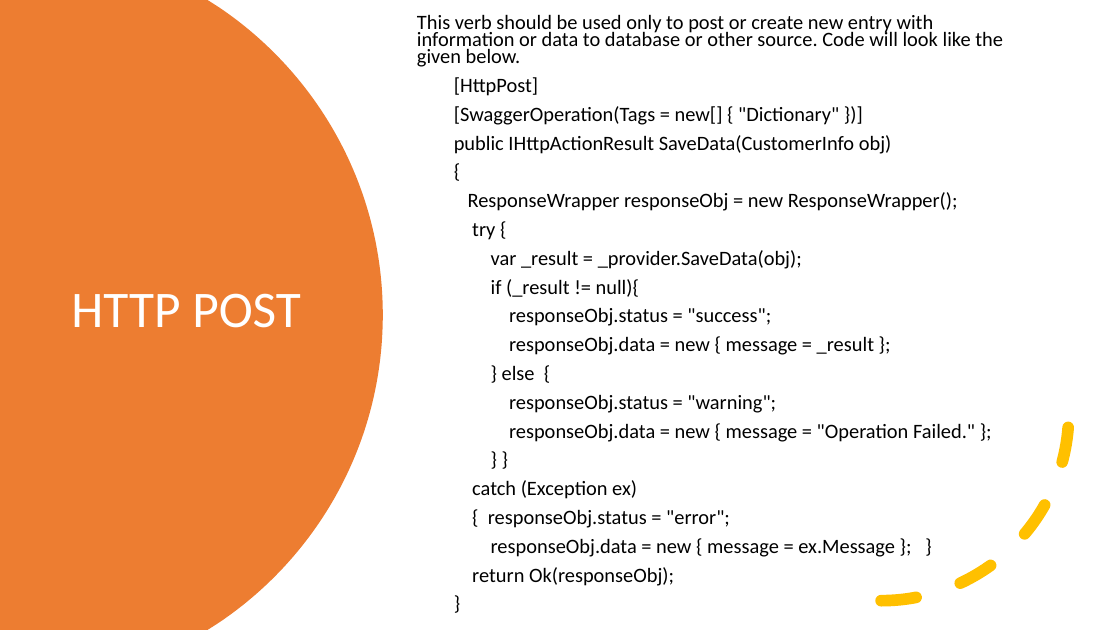
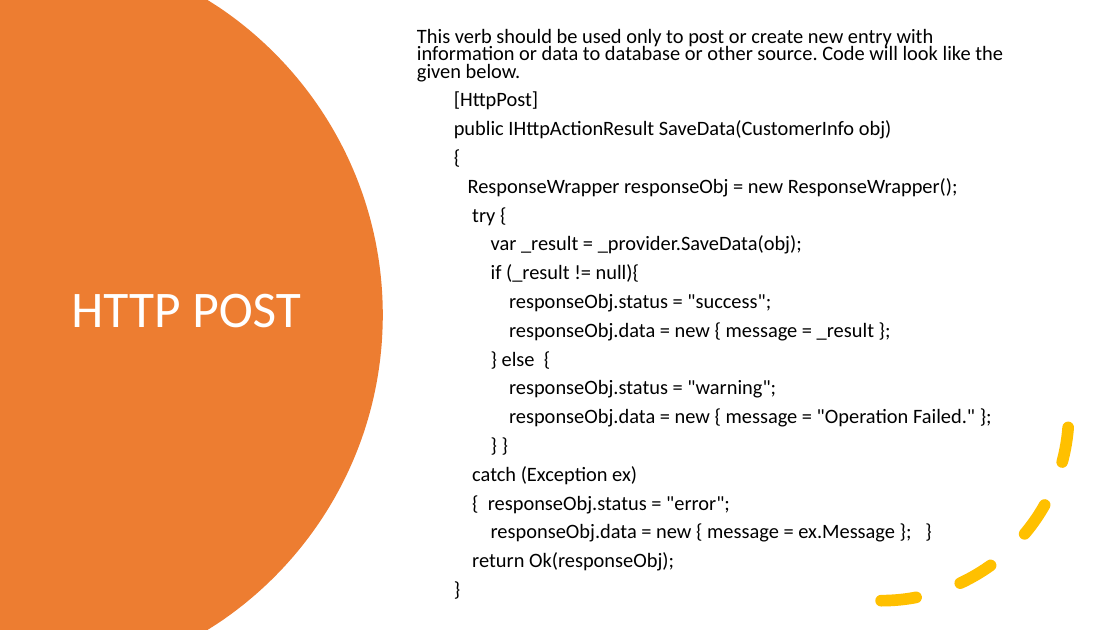
Before and after one commit to byteridge/GarageInternship2020, a slide deck: slide 11 of WebApi/WEB API 2.0 (1).pptx (slide 14 before the commit). Drawn at 1120x630 pixels with LibreOffice and Linux fonts; fonts in the diff are those of the drawing. Boxes give left, top, right and bottom in pixels: in the first picture for what was removed or moved away, otherwise in the second. Text is boxed around its words. In the diff, an @@ line names an element or a change of style, - is before the commit and + after.

```diff
--- a/WebApi/WEB API 2.0 (1).pptx
+++ b/WebApi/WEB API 2.0 (1).pptx
@@ text at box(454, 106, 839, 125): paragraph removed @@
-[SwaggerOperation(Tags = new[] { "Dictionary" })]
```
Also in this commit, not shown: 7 other slides changed, 2 slides added, 4 slides removed.
